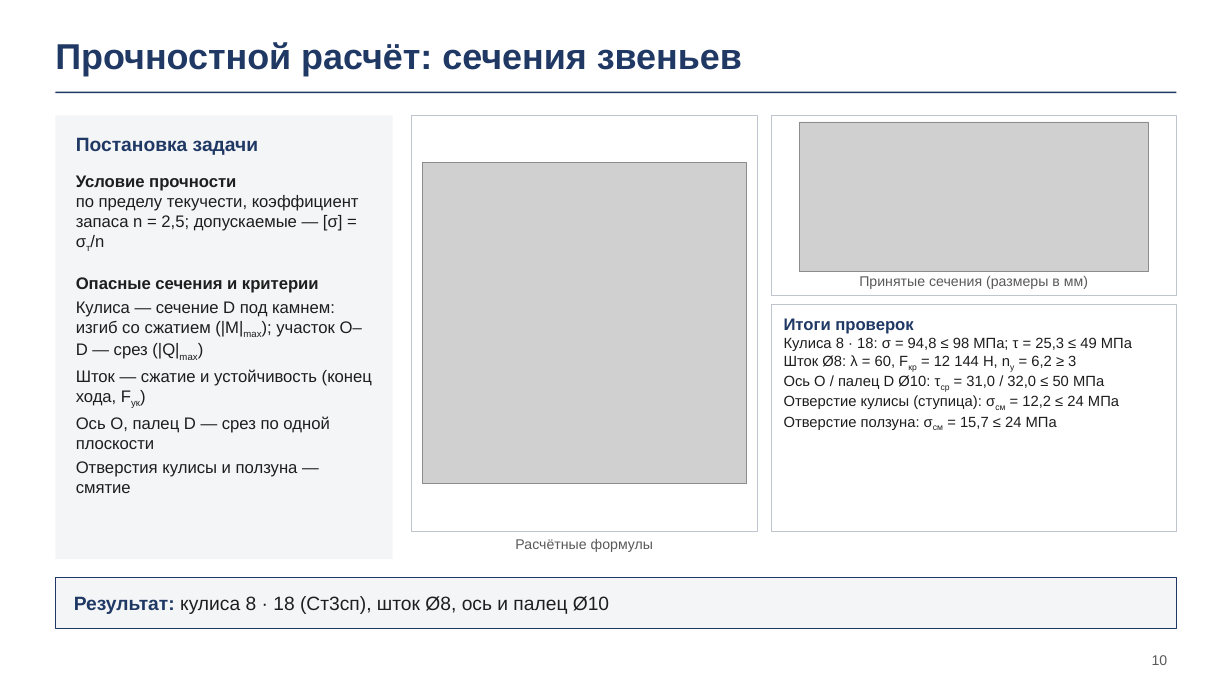
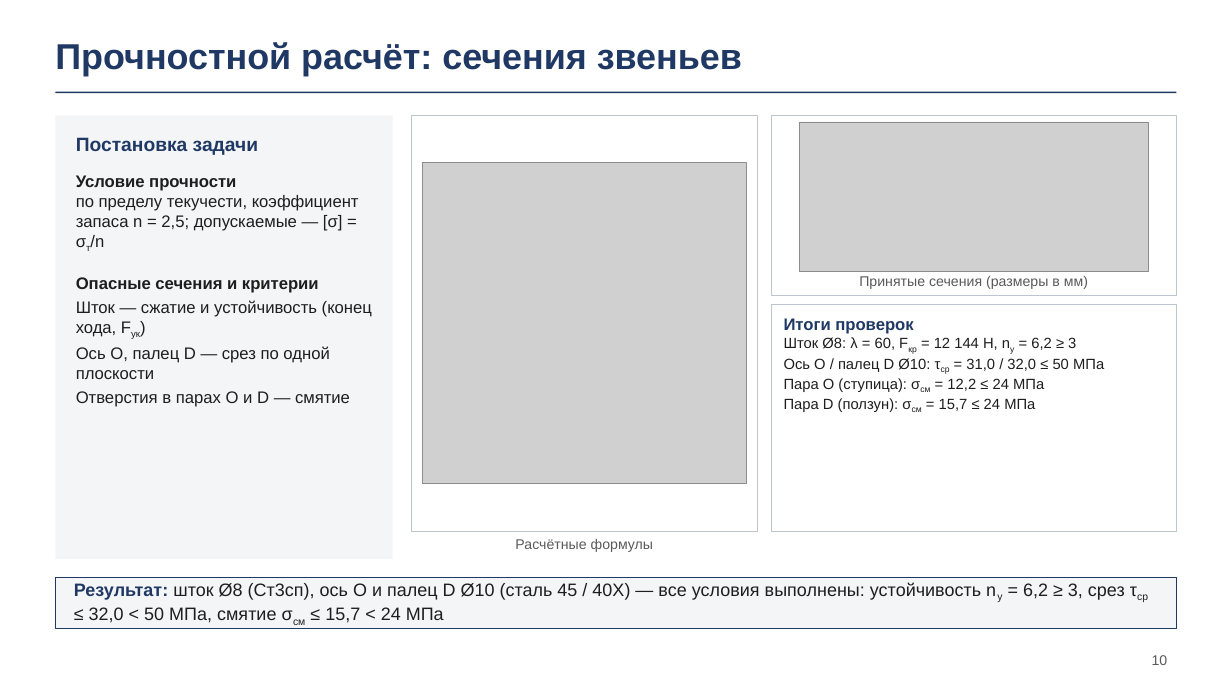
Before and after one commit to DamirNine/prikmeh, a slide deck: slide 10 of курсовой/2026-11-23/Презентация/Презентация_укупориватель_23-11.pptx. Drawn at 1232x693 pixels with LibreOffice and Linux fonts; fonts in the diff are those of the drawing; grey boxes stand for pictures; background and template pictures are left out. Boxes give left, top, right and bottom in pixels: in the first picture for what was removed or moved away, otherwise in the second. Text is boxed around its words. In the diff, an @@ line names an element or a change of style, - is before the commit and + after.

```diff
--- a/курсовой/2026-11-23/Презентация/Презентация_укупориватель_23-11.pptx
+++ b/курсовой/2026-11-23/Презентация/Презентация_укупориватель_23-11.pptx
@@ text at (x1=76, y1=301, x2=362, y2=360): paragraph removed @@
-Кулиса — сечение D под камнем: изгиб со сжатием (|M|max); участок O–D — срез (|Q|max)
@@ text at (x1=784, y1=337, x2=1132, y2=351): paragraph removed @@
-Кулиса 8 · 18: σ = 94,8 ≤ 98 МПа; τ = 25,3 ≤ 49 МПа
@@ text at (x1=784, y1=378, x2=1044, y2=412): text changed @@
-Отверстие кулисы (ступица): σсм = 12,2 ≤ 24 МПа
-Отверстие ползуна: σсм = 15,7 ≤ 24 МПа
+Пара O (ступица): σсм = 12,2 ≤ 24 МПа
+Пара D (ползун): σсм = 15,7 ≤ 24 МПа
@@ text at (x1=76, y1=391, x2=350, y2=407): text changed @@
-Отверстия кулисы и ползуна — смятие
+Отверстия в парах O и D — смятие
@@ text at (x1=74, y1=582, x2=1125, y2=623): text changed; size 15 to 14 pt @@
-Результат: кулиса 8 · 18 (Ст3сп), шток Ø8, ось и палец Ø10
+Результат: шток Ø8 (Ст3сп), ось O и палец D Ø10 (сталь 45 / 40Х) — все условия выполнены: устойчивость nу = 6,2 ≥ 3, срез τср ≤ 32,0 < 50 МПа, смятие σсм ≤ 15,7 < 24 МПа
```
Also in this commit, not shown: 5 other files.
